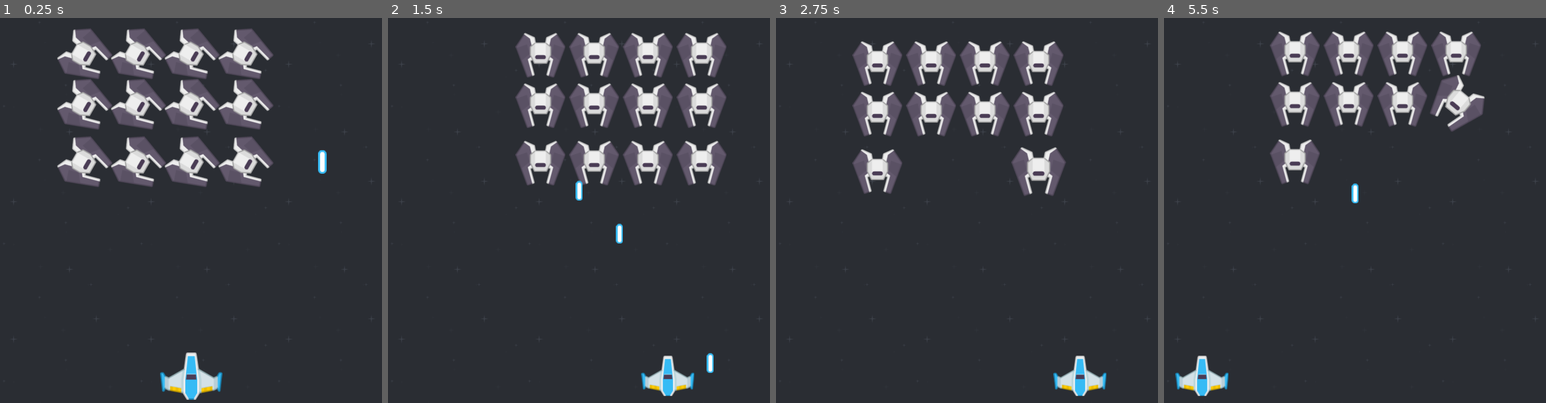
Above: before the commit, frames 1-4 (left to right).
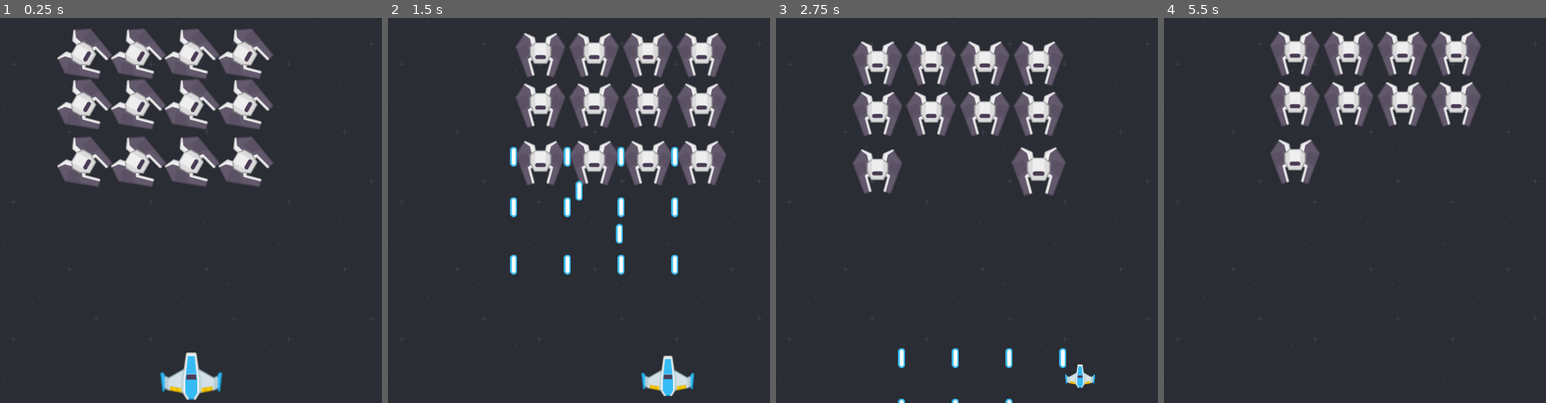
Above: after the commit, the same moments.

Repository: MatiasVME/Spaceship3000
Game: Godot game, scene res://Game/Levels/Level.tscn
Two runs of this game, one before a commit and one after it. Both use one fixed random seed, a clock stepped at 60 frames per second and the inputs below.
Inputs:
- Up to frame 1 (0.25 s): no input
- Up to frame 2 (1.5 s): tap Enter (ui_accept) at 0.5, 0.77 s; hold Right (ui_right) 0.53-1.28 s; hold Left (ui_left) from 1.28 s (still down)
- Up to frame 3 (2.75 s): tap Enter (ui_accept) at 1.52 s; release Left (ui_left) at 2.03 s; hold Right (ui_right) from 2.03 s (still down)
- Up to frame 4 (5.5 s): tap Enter (ui_accept) at 3.02, 3.77, 4.52 s; release Right (ui_right) at 3.53 s; hold Left (ui_left) from 3.53 s (still down)

The runs differ from the first frame. In frame 1, 0.1% of the frame differs, in the area x 83-86%, y 34-41%; in frame 2, 1.2%; in frame 3, 1.1%; in frame 4, 1.8%, in the area x 2-84%, y 14-99%.

Commit message:
Ultimos cambios

Diff:
--- /dev/null
+++ b/Autoloads/Main.gd
@@ -0,0 +1,8 @@
+extends Node
+
+enum BulletOwner {
+	ENEMY,
+	PLAYER
+}
+
+var current_level := 1
--- a/Game/Bullet/Bullet.gd
+++ b/Game/Bullet/Bullet.gd
@@ -1,4 +1,6 @@
 extends Area2D
+
+class_name Bullet
 
 @export var speed := 300
 
@@ -9,6 +11,8 @@
 
 @export
 var direction : BulletDirection
+
+var bullet_owner := Main.BulletOwner.PLAYER
 
 
 func _process(delta):
@@ -24,8 +28,11 @@
 
 
 func _on_area_entered(area):
-	if area is Enemy:
-		area.dead()
+	if area is Enemy and bullet_owner == Main.BulletOwner.PLAYER:
+		area.dead() # Enemy
+		dead()
+	elif area is Player and bullet_owner == Main.BulletOwner.ENEMY:
+		area.dead() # Player
 		dead()
 
 
--- a/Game/Bullet/Bullet.tscn
+++ b/Game/Bullet/Bullet.tscn
@@ -16,22 +16,6 @@
 
 [sub_resource type="RectangleShape2D" id="RectangleShape2D_nx487"]
 size = Vector2(12, 32)
-
-[sub_resource type="Animation" id="Animation_oy684"]
-resource_name = "show"
-length = 0.4
-tracks/0/type = "value"
-tracks/0/imported = false
-tracks/0/enabled = true
-tracks/0/path = NodePath("Sprites:scale")
-tracks/0/interp = 1
-tracks/0/loop_wrap = true
-tracks/0/keys = {
-"times": PackedFloat32Array(0, 0.2, 0.4),
-"transitions": PackedFloat32Array(0.5, 0.5, 0.5),
-"update": 0,
-"values": [Vector2(1e-05, 1e-05), Vector2(1.3, 1.3), Vector2(1, 1)]
-}
 
 [sub_resource type="Animation" id="Animation_8e88f"]
 length = 0.001
@@ -88,6 +72,22 @@
 "values": [0.0, 6.28319]
 }
 
+[sub_resource type="Animation" id="Animation_oy684"]
+resource_name = "show"
+length = 0.4
+tracks/0/type = "value"
+tracks/0/imported = false
+tracks/0/enabled = true
+tracks/0/path = NodePath("Sprites:scale")
+tracks/0/interp = 1
+tracks/0/loop_wrap = true
+tracks/0/keys = {
+"times": PackedFloat32Array(0, 0.2, 0.4),
+"transitions": PackedFloat32Array(0.5, 0.5, 0.5),
+"update": 0,
+"values": [Vector2(1e-05, 1e-05), Vector2(1.3, 1.3), Vector2(1, 1)]
+}
+
 [sub_resource type="AnimationLibrary" id="AnimationLibrary_k34ml"]
 _data = {
 "RESET": SubResource("Animation_8e88f"),
--- a/Game/Enemies/Enemy.gd
+++ b/Game/Enemies/Enemy.gd
@@ -1,6 +1,8 @@
 extends Area2D
 
 class_name Enemy
+
+const REC_BULLET = preload("res://Game/Bullet/Bullet.tscn")
 
 @export
 var limit_left := 40
@@ -21,6 +23,12 @@
 var mov := Vector2.ZERO
 
 var time := 0.0
+var time_fire := 0.0
+
+var fire := false
+
+var bullet_owner := Main.BulletOwner.ENEMY
+
 
 func setup(_movement_type : MovementType):
 	movement_type = _movement_type
@@ -38,6 +46,24 @@
 			movement_right(delta)
 		MovementType.LEFT:
 			movement_left(delta)
+
+	fire_bullets(delta)
+
+
+func fire_bullets(delta):
+	time_fire += delta
+
+	if int(abs(time_fire)) % 5 == 0:
+		fire = true
+
+	elif fire:
+		var inst_bullet = REC_BULLET.instantiate()
+		get_parent().add_child(inst_bullet)
+		inst_bullet.direction = inst_bullet.BulletDirection.BOTTOM
+		inst_bullet.global_position = $BulletSpawn.global_position
+		inst_bullet.bullet_owner = Main.BulletOwner.ENEMY
+
+		fire = false
 
 
 func movement_right(delta):
--- a/Game/Enemies/Enemy.tscn
+++ b/Game/Enemies/Enemy.tscn
@@ -93,6 +93,34 @@
 [sub_resource type="CircleShape2D" id="CircleShape2D_aiixx"]
 radius = 36.0
 
+[sub_resource type="Animation" id="Animation_ox00c"]
+resource_name = "destroy"
+length = 0.6
+tracks/0/type = "value"
+tracks/0/imported = false
+tracks/0/enabled = true
+tracks/0/path = NodePath("Sprites:scale")
+tracks/0/interp = 1
+tracks/0/loop_wrap = true
+tracks/0/keys = {
+"times": PackedFloat32Array(0, 0.3, 0.6),
+"transitions": PackedFloat32Array(-2, -2, -2),
+"update": 0,
+"values": [Vector2(1, 1), Vector2(1.1, 1.1), Vector2(1e-05, 1e-05)]
+}
+tracks/1/type = "value"
+tracks/1/imported = false
+tracks/1/enabled = true
+tracks/1/path = NodePath("Sprites:rotation")
+tracks/1/interp = 1
+tracks/1/loop_wrap = true
+tracks/1/keys = {
+"times": PackedFloat32Array(0.3, 0.6),
+"transitions": PackedFloat32Array(1, 1),
+"update": 0,
+"values": [0.0, 6.28319]
+}
+
 [sub_resource type="Animation" id="Animation_or3bg"]
 resource_name = "show"
 length = 0.6
@@ -121,34 +149,6 @@
 "values": [0.0, 6.28319]
 }
 
-[sub_resource type="Animation" id="Animation_ox00c"]
-resource_name = "destroy"
-length = 0.6
-tracks/0/type = "value"
-tracks/0/imported = false
-tracks/0/enabled = true
-tracks/0/path = NodePath("Sprites:scale")
-tracks/0/interp = 1
-tracks/0/loop_wrap = true
-tracks/0/keys = {
-"times": PackedFloat32Array(0, 0.3, 0.6),
-"transitions": PackedFloat32Array(-2, -2, -2),
-"update": 0,
-"values": [Vector2(1, 1), Vector2(1.1, 1.1), Vector2(1e-05, 1e-05)]
-}
-tracks/1/type = "value"
-tracks/1/imported = false
-tracks/1/enabled = true
-tracks/1/path = NodePath("Sprites:rotation")
-tracks/1/interp = 1
-tracks/1/loop_wrap = true
-tracks/1/keys = {
-"times": PackedFloat32Array(0.3, 0.6),
-"transitions": PackedFloat32Array(1, 1),
-"update": 0,
-"values": [0.0, 6.28319]
-}
-
 [sub_resource type="AnimationLibrary" id="AnimationLibrary_k2g77"]
 _data = {
 "destroy": SubResource("Animation_ox00c"),
@@ -172,4 +172,7 @@
 "": SubResource("AnimationLibrary_k2g77")
 }
 
+[node name="BulletSpawn" type="Marker2D" parent="."]
+position = Vector2(0, 39)
+
 [connection signal="animation_finished" from="Anim" to="." method="_on_anim_animation_finished"]
--- a/Game/Levels/Level.tscn
+++ b/Game/Levels/Level.tscn
@@ -1,10 +1,9 @@
-[gd_scene load_steps=6 format=3 uid="uid://ceuvey5fasnx"]
+[gd_scene load_steps=5 format=3 uid="uid://ceuvey5fasnx"]
 
 [ext_resource type="Script" path="res://Game/Levels/Level.gd" id="1_jo8yb"]
 [ext_resource type="PackedScene" uid="uid://b51q6xeg4gthp" path="res://Game/Players/Player.tscn" id="1_k2ab8"]
 [ext_resource type="Texture2D" uid="uid://yydgi7xwjmrp" path="res://Art/blue.png" id="2_mewyh"]
 [ext_resource type="PackedScene" uid="uid://bvd4isox7pe3i" path="res://Game/Enemies/Enemy.tscn" id="2_mfgu1"]
-[ext_resource type="PackedScene" uid="uid://buik523d2gy73" path="res://Game/Bullet/Bullet.tscn" id="5_glx4x"]
 
 [node name="Level" type="Node2D"]
 script = ExtResource("1_jo8yb")
@@ -76,7 +75,3 @@
 position = Vector2(438, 265)
 limit_left = 440
 limit_right = 600
-
-[node name="Bullet" parent="." instance=ExtResource("5_glx4x")]
-position = Vector2(604, 201)
-direction = 1
--- a/Game/Players/Player.gd
+++ b/Game/Players/Player.gd
@@ -1,4 +1,6 @@
 extends Area2D
+
+class_name Player
 
 const REC_BULLET = preload("res://Game/Bullet/Bullet.tscn")
 
@@ -9,8 +11,15 @@
 
 var fire
 
+var bullet_owner = Main.BulletOwner.PLAYER
+var one_time_dead := true
+
 func _process(delta):
-	## Movement
+	movement_and_inputs(delta)
+	fire_bullets()
+
+
+func movement_and_inputs(delta):
 	dir = int(Input.is_action_pressed("ui_right")) - int(Input.is_action_pressed("ui_left"))
 
 	if dir == 1 and global_position.x < 660:
@@ -22,7 +31,8 @@
 
 	global_position += mov
 
-	## Fire bullets
+
+func fire_bullets():
 	fire = Input.is_action_just_pressed("ui_accept")
 
 	if fire:
@@ -30,3 +40,14 @@
 		get_parent().add_child(inst_bullet)
 		inst_bullet.direction = inst_bullet.BulletDirection.TOP
 		inst_bullet.global_position = $BulletSpawn.global_position
+
+
+func dead():
+	if not $Anim.is_playing() and one_time_dead:
+		$Anim.play("dead")
+		one_time_dead = false
+
+
+func _on_anim_animation_finished(anim_name):
+	if anim_name == "dead":
+		queue_free()
--- a/Game/Players/Player.tscn
+++ b/Game/Players/Player.tscn
@@ -90,9 +90,26 @@
 "values": [Vector2(1e-05, 1e-05), Vector2(1.2, 1.2), Vector2(1, 1)]
 }
 
+[sub_resource type="Animation" id="Animation_vm2ro"]
+resource_name = "dead"
+length = 0.6
+tracks/0/type = "value"
+tracks/0/imported = false
+tracks/0/enabled = true
+tracks/0/path = NodePath("Sprites:scale")
+tracks/0/interp = 1
+tracks/0/loop_wrap = true
+tracks/0/keys = {
+"times": PackedFloat32Array(0, 0.3, 0.6),
+"transitions": PackedFloat32Array(0.5, 2, 0.5),
+"update": 0,
+"values": [Vector2(1, 1), Vector2(1.2, 1.2), Vector2(1e-05, 1e-05)]
+}
+
 [sub_resource type="AnimationLibrary" id="AnimationLibrary_buk0b"]
 _data = {
 "RESET": SubResource("Animation_3dthj"),
+"dead": SubResource("Animation_vm2ro"),
 "show": SubResource("Animation_vrc7q")
 }
 
@@ -114,3 +131,5 @@
 
 [node name="BulletSpawn" type="Marker2D" parent="."]
 position = Vector2(0, -55)
+
+[connection signal="animation_finished" from="Anim" to="." method="_on_anim_animation_finished"]
--- a/project.godot
+++ b/project.godot
@@ -15,6 +15,10 @@
 config/features=PackedStringArray("4.0", "GL Compatibility")
 config/icon="res://icon.svg"
 
+[autoload]
+
+Main="*res://Autoloads/Main.gd"
+
 [display]
 
 window/size/viewport_width=720
Not shown: 1 places in Game/Players/Player.tscn that only renumber resources
